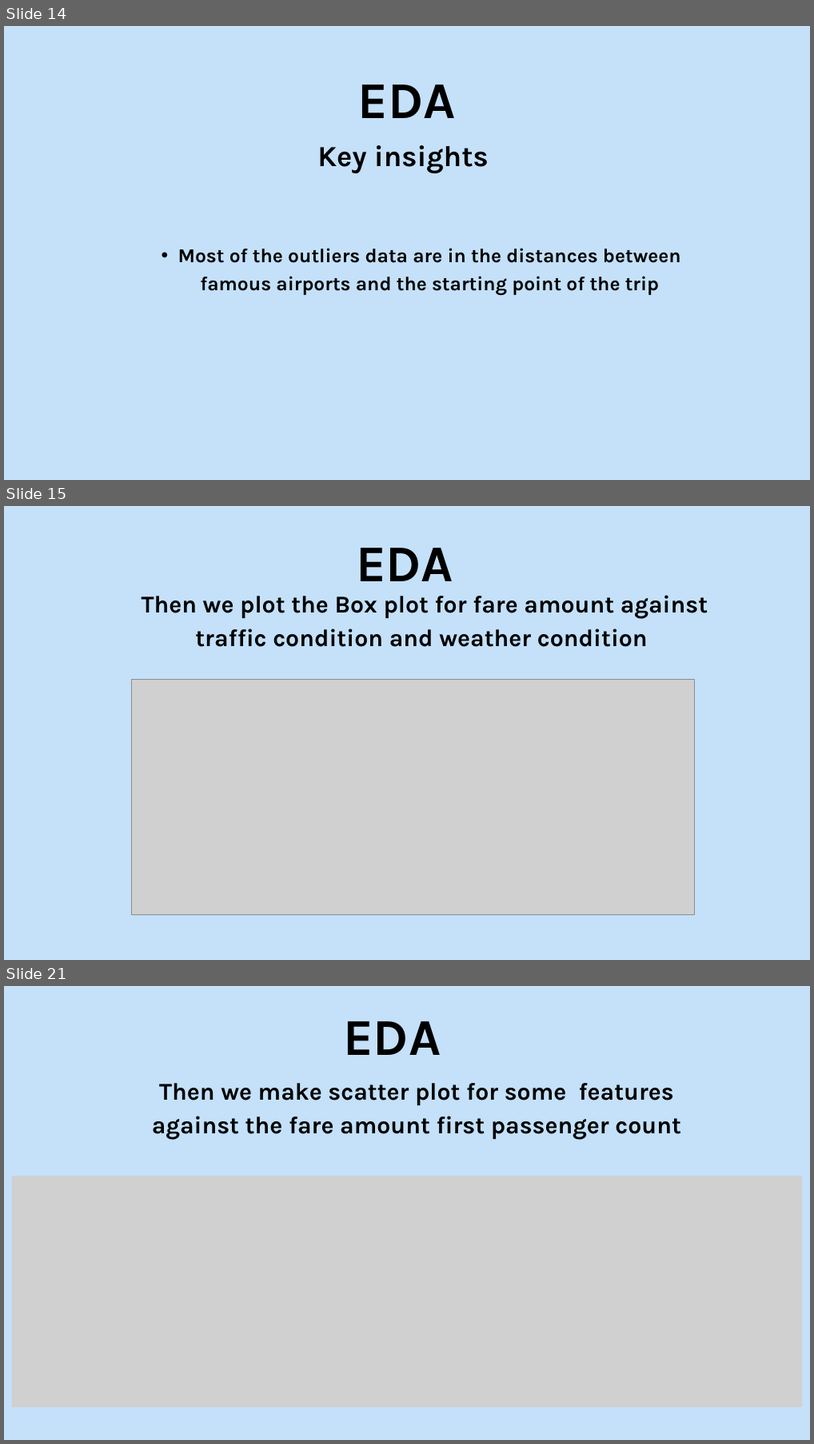
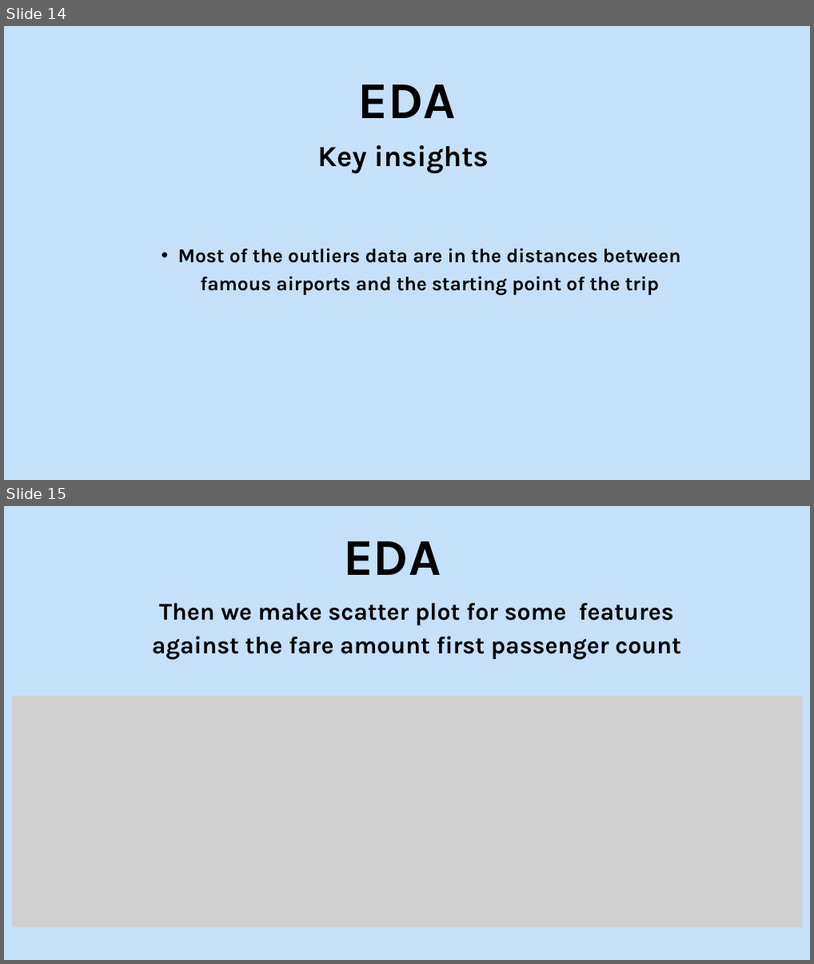
Before and after one commit to hossam246/toqali-Machine_Learning_Internship_winter_2025, a slide deck: Task4/Group 3/EDA_Presentation.pptx. Shown one above the other, each under a label of ours: slides 14, 15 and 21 before the commit, slides 14 and 15 after it; the slides between them are not shown. The pictures are 814x1444 and 814x964 pixels, drawn with LibreOffice and Linux fonts; fonts in the diff are those of the drawing; grey boxes stand for pictures. Boxes give left, top, right and bottom in pixels: in the first picture for what was removed or moved away, otherwise in the second. Text is boxed around its words. In the diff, an @@ line names an element or a change of style, - is before the commit and + after.

```diff
--- a/Task4/Group 3/EDA_Presentation.pptx
+++ b/Task4/Group 3/EDA_Presentation.pptx
@@ slide 15 removed at <box>4,506,810,960</box>, background #C4E1F9 @@
@@ text removed at <box>356,548,454,581</box> @@
-EDA
@@ text removed at <box>142,595,708,647</box> @@
-Then we plot the Box plot for fare amount against traffic condition and weather condition
@@ picture removed at <box>132,679,695,914</box> @@
@@ what was slide 21 is now slide 15 @@
```
Also in this commit, not shown: 4 slides changed, 3 other slides removed, 2 other files.
